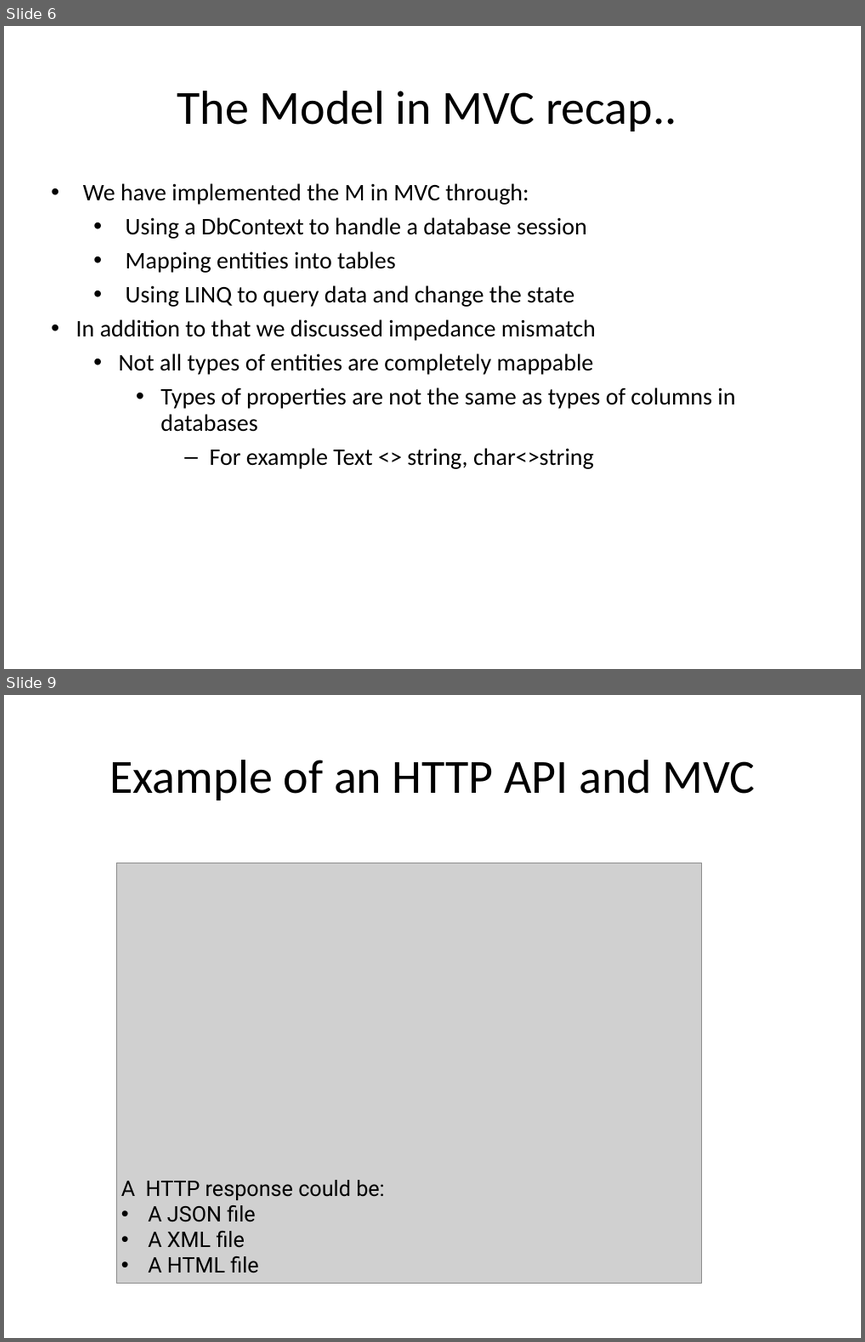
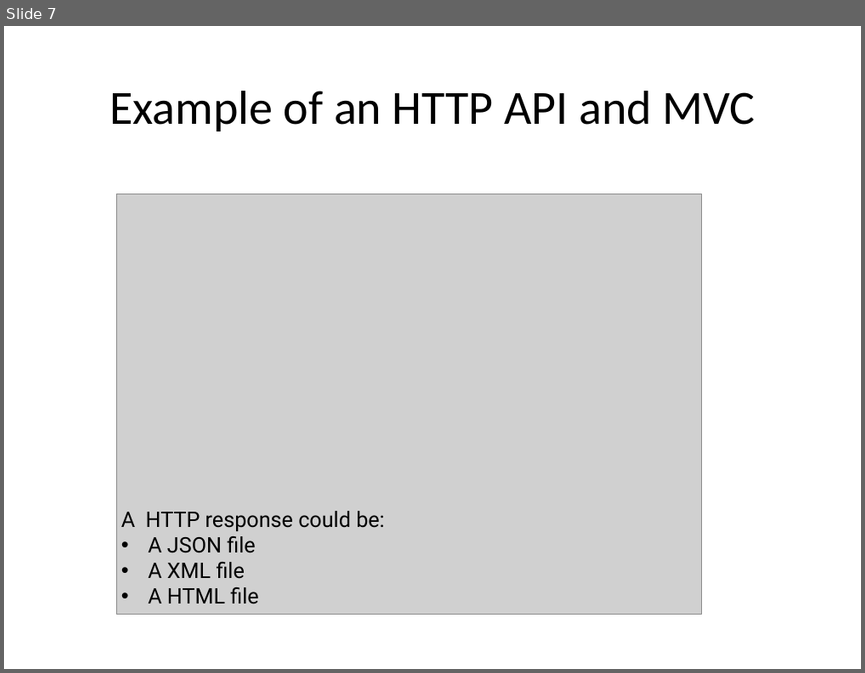
Before and after one commit to hogeschool/Development--Web, a slide deck: Lesson3/lesson3.pptx. Shown one above the other, each under a label of ours: slides 6 and 9 before the commit, slide 7 after it; the slides between them are not shown. The pictures are 865x1342 and 865x673 pixels, drawn with LibreOffice and Linux fonts; fonts in the diff are those of the drawing; grey boxes stand for pictures. Boxes give left, top, right and bottom in pixels: in the first picture for what was removed or moved away, otherwise in the second. Text is boxed around its words. In the diff, an @@ line names an element or a change of style, - is before the commit and + after.

```diff
--- a/Lesson3/lesson3.pptx
+++ b/Lesson3/lesson3.pptx
@@ slide 6 removed at (4, 26, 861, 669), background #FFFFFF @@
@@ title removed at (177, 91, 676, 131) @@
-The Model in MVC recap..
@@ text removed at (76, 183, 735, 469) @@
-• We have implemented the M in MVC through:
-  • Using a DbContext to handle a database session
-  • Mapping entities into tables
-  • Using LINQ to query data and change the state
-• In addition to that we discussed impedance mismatch
-  • Not all types of entities are completely mappable
-    • Types of properties are not the same as types of columns in databases
-      – For example Text <> string, char<>string
@@ what was slide 9 is now slide 7 @@
```
Also in this commit, not shown: 17 slides changed, 5 slides added, 4 other slides removed.
